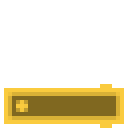
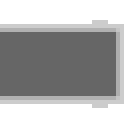
Comparing the layer stacks of the two 128x128 images. Changes:
painted on "Rectangle 2 copy" over [92, 20, 112, 88]
painted on "Rectangle 2" over [92, 100, 112, 128]
removed layer "Ellipse 1" over [16, 100, 28, 112]
painted on "Rectangle 1" over [0, 24, 124, 124]
